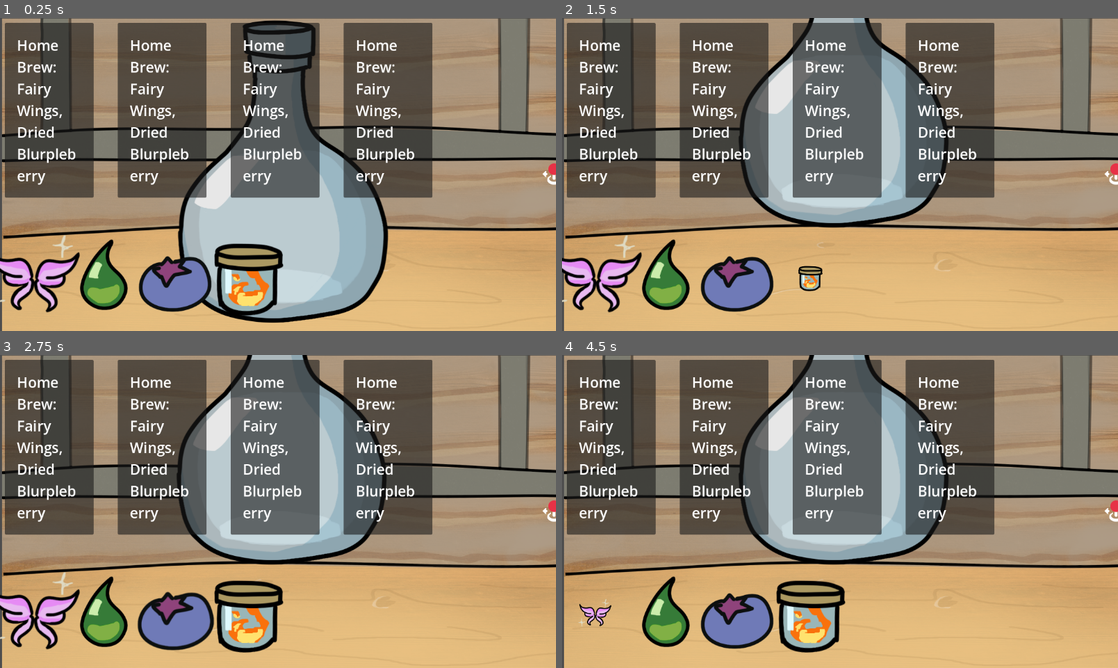
Above: before the commit, frames 1-4 (two rows, left to right).
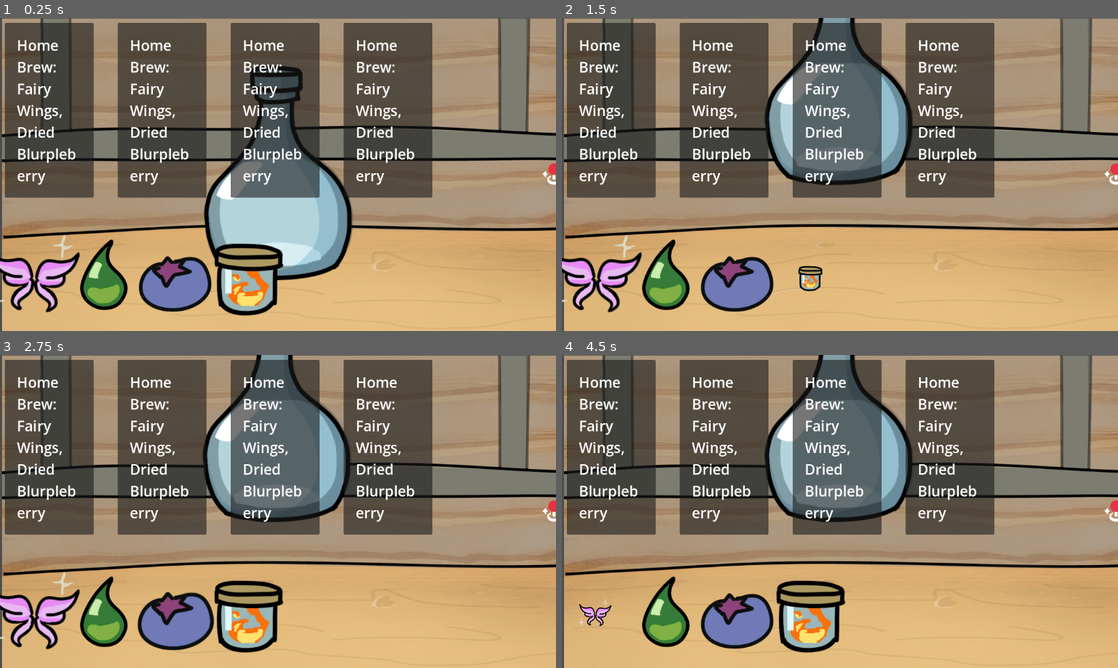
Above: after the commit, the same moments.

Repository: andreaTheCoder/MiniJam207Primal
Game: Godot game, scene res://scenes/shop.tscn
Two runs of this game, one before a commit and one after it. Both use one fixed random seed, a clock stepped at 60 frames per second and the inputs below.
Inputs (mouse positions are in pixels of both pictures, inside the frame that each line leads up to):
- Up to frame 1 (0.25 s): no input
- Up to frame 2 (1.5 s): tap Enter (ui_accept) at 0.5, 0.77, 1.25 s; move the mouse to (840, 174) at 0.52 s; press the mouse at (840, 174) at 0.53 s; move the mouse to (812, 277) at 1.27 s; release the mouse at (812, 277) at 1.28 s; click (812, 277) at 1.35 s
- Up to frame 3 (2.75 s): tap Enter (ui_accept) at 1.52, 2 s; move the mouse to (177, 614) at 2.02 s; press the mouse at (177, 614) at 2.03 s
- Up to frame 4 (4.5 s): tap Enter (ui_accept) at 2.75, 3.02, 3.5, 3.77, 4.25 s; move the mouse to (667, 614) at 2.77 s; release the mouse at (667, 614) at 2.78 s; click (667, 614) at 2.85 s; move the mouse to (739, 614) at 3.52 s; press the mouse at (739, 614) at 3.53 s; move the mouse to (595, 614) at 4.27 s; release the mouse at (595, 614) at 4.28 s; click (595, 614) at 4.35 s

The runs differ from the first frame. In frame 1, 13% of the frame differs, in the area x 32-70%, y 0-98%; in frame 2, 11%; in frame 3, 11%; in frame 4, 11%.

Commit message:
new and improved bottle art

Diff:
--- a/scenes/potion.tscn
+++ b/scenes/potion.tscn
@@ -1,10 +1,10 @@
 [gd_scene format=3 uid="uid://ckxxx2f8cya88"]
 
-[ext_resource type="Texture2D" uid="uid://c5eo83qwh7rmb" path="res://art/potions/Empty Potion.png" id="1_le10y"]
+[ext_resource type="Texture2D" uid="uid://bpha355oppvri" path="res://art/Empty Bottle.png" id="1_le10y"]
 [ext_resource type="Script" uid="uid://bvpouoppxum5b" path="res://scripts/potion.gd" id="2_itmmj"]
 
 [sub_resource type="RectangleShape2D" id="RectangleShape2D_le10y"]
-size = Vector2(433, 629)
+size = Vector2(303.70453, 435.7121)
 
 [node name="Potion" type="Sprite2D" unique_id=1206123825]
 scale = Vector2(0.66, 0.66)
@@ -14,6 +14,8 @@
 [node name="Area2D" type="Area2D" parent="." unique_id=1889516584]
 
 [node name="CollisionShape2D" type="CollisionShape2D" parent="Area2D" unique_id=117350784]
+position = Vector2(-4.545454, 4.5454545)
+scale = Vector2(0.9999999, 0.9999999)
 shape = SubResource("RectangleShape2D_le10y")
 
 [connection signal="area_entered" from="Area2D" to="." method="_on_area_2d_area_entered"]
--- a/scripts/potion.gd
+++ b/scripts/potion.gd
@@ -9,7 +9,7 @@
 
 # Called when the node enters the scene tree for the first time.
 func _ready() -> void:
-	texture = preload("res://art/potions/Empty Potion.png")
+	texture = preload("res://art/Empty Bottle.png")
 
 
 
Binary file added: art/Empty Bottle.png
Not shown, changed: art/Empty Bottle.png.import
Binary file removed: art/potions/Empty Potion.png
